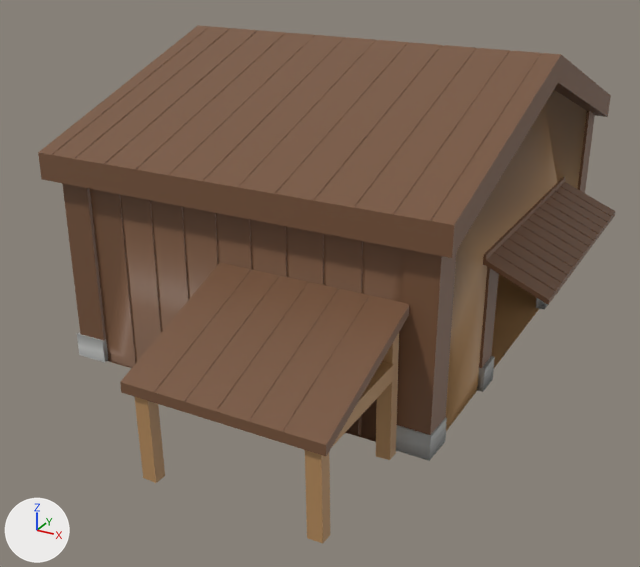
The FBX model Assets/Elements/Canyon Crossing - MAP 1/Map 1/PROPS/medieval house/factory_colored.fbx as it was, and as the next commit left it.
Camera for both pictures: a 50 mm camera at (23.3, -47.4, 19.2) aimed at (-0.9, -3.3, -2.8). The axes (+X, +Y, +Z) are drawn at lower left. The lights are the same throughout. The first picture is the older version. Where no turn or scale is listed for an object, it has been applied to the vertices. Vertices at exactly the same position are counted once.

The scene before the commit, as lines of its bpy script (objects in view):
```python
mat_material_005 = principled_material('Material.005')
mat_material_005.base_color = (0.468, 0.262, 0.109)  # orange #b68c5d
me_cube_001 = bpy.data.meshes.new('Cube.001')
me_cube_001.from_pydata(...)  # 1327 vertices, 780 faces; spans x -15.1..13.1, y -21.6..22.1, z -7.2..9.9
# faces by material slot: [202, 507, 63, 8]
me_cube_001.materials.append(mat_material_001)  # grey #a0a19f
me_cube_001.materials.append(mat_material_002)  # brown #77543b
me_cube_001.materials.append(mat_material_003)  # orange #b68c5d
me_cube_001.materials.append(mat_material_004)  # black #262824
me_cube_002 = bpy.data.meshes.new('Cube.002')
me_cube_002.from_pydata(...)  # 48 vertices, 24 faces; spans x -13.4..7.9, y -12.5..14.6, z -6.2..5.3
# faces by material slot: [21, 3]
me_cube_002.materials.append(mat_material)  # brown #77543b
me_cube_002.materials.append(mat_material_005)  # orange #b68c5d
ob_cube_001 = bpy.data.objects.new('Cube.001', me_cube_001)
ob_cube_001.location = (1.01, -0.25, 1.66)
ob_cube_002 = bpy.data.objects.new('Cube.002', me_cube_002)
ob_cube_002.location = (2.77, -1.23, 0.69)
```
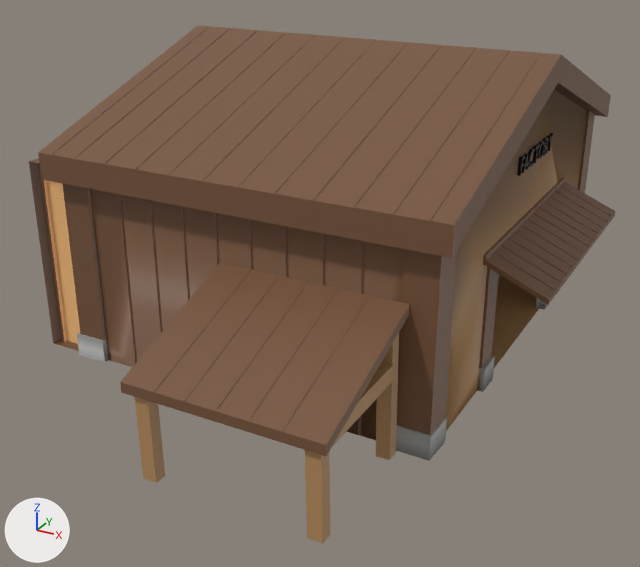
Pixel boxes [x1, y1, x2, y2] of what changed, in the pictures (640 x 567 px; the box of a moved part takes in the faces that stretch with it):
'Cube.002', recoloured, reshaped, moved (mostly hidden)
    before: [108, 360, 376, 442]
    after: [29, 158, 501, 351]
'Text', added (black)
    after: [517, 133, 554, 176]
part 1 of me_cube_002, moved or reshaped (mostly hidden before)
    before: [108, 360, 376, 442]
    after: [29, 158, 80, 351]
part 2 of me_cube_002, moved or reshaped (not visible before)
    after: [38, 163, 67, 342]

The change, as a list of edits to the scene's bpy script:
```text
Change mat_material_005:
    mat_material_005.base_color: (0.468, 0.262, 0.109) -> (0.184, 0.0887, 0.0437)  # orange #b68c5d -> brown #77543b
Add mat_material_006:
    mat_material_006 = principled_material('Material.006')
    mat_material_006.base_color = (1.0, 0.552, 0.223)  # beige #ffc482
Add mat_material_008:
    mat_material_008 = principled_material('Material.008')
    mat_material_008.base_color = (0.0, 0.0, 0.0)  # black #000000
Change me_cube_002:
    used by ob_cube_002; location = (2.77, -1.23, 0.69)
    remove me_cube_002.from_pydata(...)  # 48 vertices, 24 faces; spans x -13.4..7.9, y -12.5..14.6, z -6.2..5.3
    remove me_cube_002.materials.append(mat_material)  # brown #77543b
    add me_cube_002.from_pydata(...)  # 64 vertices, 38 faces; spans x -15.4..6.1, y -12.8..14.3, z -7.5..5.1
    me_cube_002 part 1: the loose piece of 8 vertices spanning x -13.1..7.8, y -12.5..-11.8, z -6.1..5.3 is moved by (-2.0, -0.3, -1.4)
    me_cube_002 part 2: the loose piece of 8 vertices spanning x -12.9..-12.6, y -12.1..14.4, z -6.1..5.3 is moved by (-2.0, -0.3, -1.4)
    other edits to the shape of me_cube_002 do not show in these pictures
    add me_cube_002.materials.append(mat_material_006)  # beige #ffc482
Add me_text:
    me_text.from_pydata(...)  # 652 vertices, 962 faces; spans x -0.08..0.08, y -3.04..3.04, z -0.48..0.48
    me_text.materials.append(mat_material_008)  # black #000000
Change ob_cube_002:
    ob_cube_002.location: (2.77, -1.23, 0.69) -> (1.01, -0.25, 1.66)
Add ob_text:
    ob_text = bpy.data.objects.new('Text', me_text)
    ob_text.location = (10.78, 0.14, 6.16)
```
